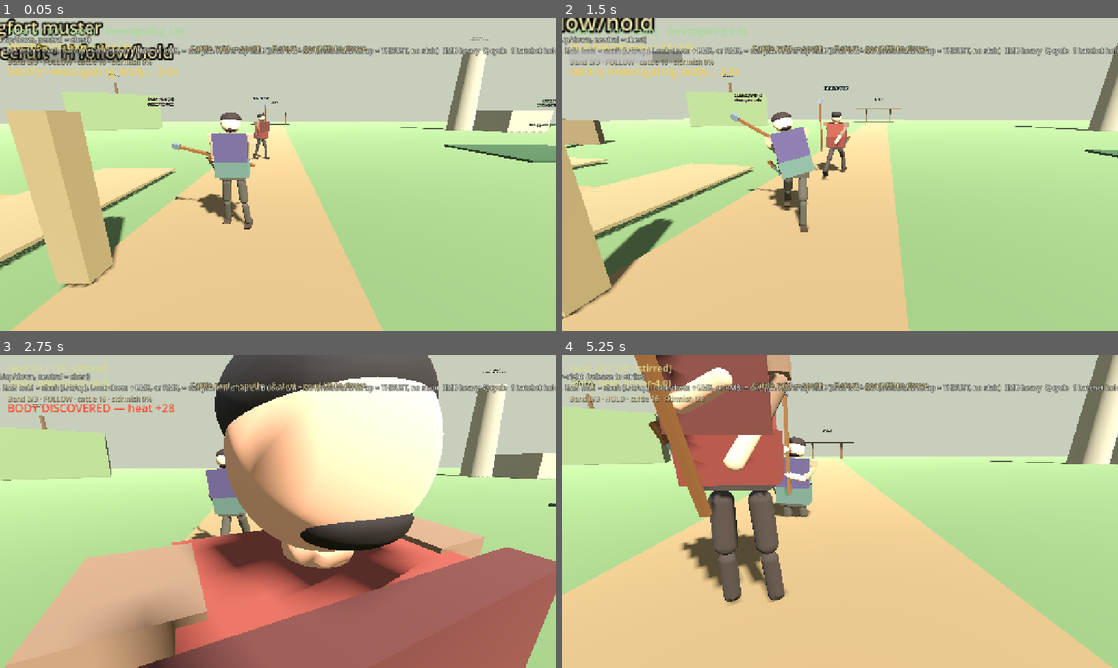
Above: before the commit, frames 1-4 (two rows, left to right).
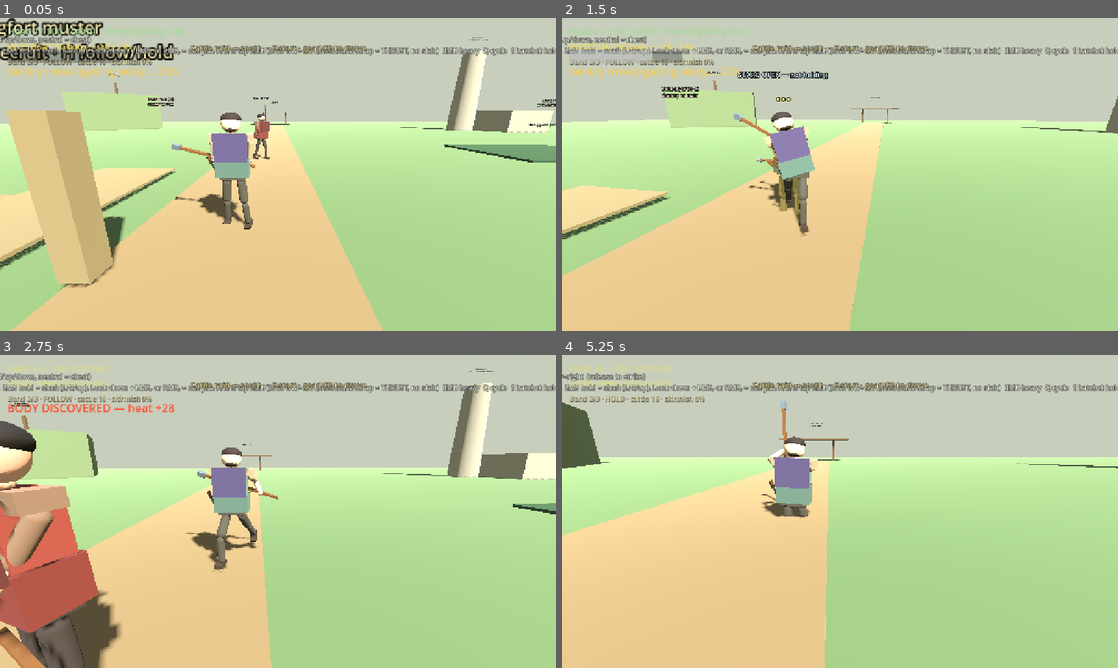
Above: after the commit, the same moments.

Repository: fortins4/devPlayground
Game: Godot game, scene res://scenes/main/main.tscn
The game is run twice, just before and just after one commit, with the same random seed, the same clock (stepped at 60 frames per second) and the same inputs.
Inputs (mouse positions are in pixels of both pictures, inside the frame that each line leads up to):
- Up to frame 1 (0.05 s): no input
- Up to frame 2 (1.5 s): tap Enter at 0.5 s; move the mouse to (867, 174) at 0.52 s; hold Ctrl (crouch) 0.53-1.28 s; hold W (move_forward) from 0.53 s (still down); click (867, 174) at 0.67 s; tap Space (jump) at 0.77, 1.07 s; tap Shift (sprint) at 0.8, 1.35 s; move the mouse to (812, 174) at 1.27 s
- Up to frame 3 (2.75 s): keep holding W (move_forward); tap Space (jump) at 1.52, 1.55, 1.82 s; move the mouse to (289, 505) at 2.02 s; hold Space (jump) from 2.03 s (still down); tap Ctrl (crouch) at 2.3 s
- Up to frame 4 (5.25 s): keep holding W (move_forward); move the mouse to (834, 517) at 2.77 s; release Space (jump) at 2.78 s; right-click (834, 517) at 2.85 s; click (834, 517) at 2.92 s; tap Space (jump) at 3.02, 3.32, 3.77, 3.8, 4.07, 4.52, 4.82 s; tap Shift (sprint) at 3.05 s; move the mouse to (878, 514) at 3.52 s; press the mouse at (878, 514) at 3.53 s; move the mouse to (795, 508) at 4.27 s; release the mouse at (795, 508) at 4.28 s; tap H (band_toggle) at 4.35 s; tap Ctrl (crouch) at 4.55 s; move the mouse to (845, 511) at 5.02 s; hold Ctrl (crouch) from 5.03 s (still down); click (845, 511) at 5.17 s

The runs differ from the first frame. In frame 1, less than 0.1% of the frame differs, in the area x 30-46%, y 39-60%; in frame 2, 16%; in frame 3, 68%, in the area x 0-100%, y 0-100%; in frame 4, 41%.

Commit message:
gameplay: walk while attacking
WASD walks through goad charge, release, continuous L/R/top swing, jab and
settle at 0.85x walk speed (4.25 m/s). Replaces the 0.28 charge drift +
tap-step and the recovery movement freeze; only death/stagger stop WASD.
Sprint gates unchanged (no attack/charge with Shift, guard down, sprint
refused mid-attack).

- kerne_locomotion: opt-in attack_walk legs. In the attack state the legs
  blend (9/s) to a sagittal two-bone IK stride solved against the live root
  drop and combat hip pitch, so soles stay planted with no kicked-up foot.
  Upper body / shaft keep the planted height, so clearance is unchanged.
- player_controller: shaft holds (guard blend, charge, swing arc, jab lerp)
  stored body-local; continuous swing re-anchors _swing_frame per sample so
  the wood travels with the walking/turning body.

Jab keys untouched: mid-thrust shaft is ~21 deg off look, tip forward (c16
cross-body read was the chest-yaw camera).

Diff:
--- a/scripts/characters/player/player_controller.gd
+++ b/scripts/characters/player/player_controller.gd
@@ -93,13 +93,10 @@
 const HURT_FLINCH_HOLD_SEC := 0.12
 const HURT_FLINCH_OUT_SEC := 0.16
 var _hurt_reacting: bool = false
-## Light footwork step during charge (does NOT cancel charge). Sprint still cancels.
-const CHARGE_STEP_SPEED := 4.4
-const CHARGE_STEP_SECS := 0.13
-const CHARGE_STEP_COOLDOWN := 0.38
-var _charge_step_left: float = 0.0
-var _charge_step_cd: float = 0.0
-var _charge_step_dir: Vector3 = Vector3.ZERO
+## Walk while attacking: WASD keeps moving through charge, release, swing,
+## jab and settle at this fraction of WALK_SPEED (replaces the old 0.28 charge
+## drift + tap-step and the recovery freeze). Sprint stays refused mid-attack.
+const ATTACK_WALK_SCALE := 0.85
 
 ## Recent mouse look used to pick a goad/knife tap direction (not hatchet charge).
 var _tool_aim_delta: Vector2 = Vector2.ZERO
@@ -215,6 +212,10 @@
 		_hurt_shape = hurtbox_shape.shape as CapsuleShape3D
 	if weapon_visual:
 		_weapon_base_y = weapon_visual.position.y
+	if locomotion:
+		# Walking through charge / release / swing / jab / settle keeps the
+		# stride on the legs; the combat pose keeps the arms, spine and shaft.
+		locomotion.attack_walk_enabled = true
 	# Locomotion builds mesh in its _ready; resolve arm after a deferred pass.
 	call_deferred("_bind_locomotion_joints")
 
@@ -321,22 +322,18 @@
 	if not is_on_floor():
 		velocity.y -= _gravity * delta
 
+	# `locked` still gates jump / crouch / sprint exactly as before (recovery
+	# refuses them). It no longer stops WASD: only death / stagger do.
 	var locked := combat != null and not combat.can_move() and not (combat != null and combat.is_charging)
-	# Charging: light step footwork (no cancel) + slow drift.
-	var charging_move := combat != null and combat.is_charging
-	_charge_step_cd = maxf(0.0, _charge_step_cd - delta)
-	_charge_step_left = maxf(0.0, _charge_step_left - delta)
-	if charging_move and _charge_step_left <= 0.0 and _charge_step_cd <= 0.0 and is_on_floor():
-		var step_in := _move_vector()
-		if step_in != Vector2.ZERO and (
-			Input.is_action_just_pressed("move_left")
-			or Input.is_action_just_pressed("move_right")
-			or Input.is_action_just_pressed("move_forward")
-			or Input.is_action_just_pressed("move_back")
-		):
-			_charge_step_dir = (transform.basis * Vector3(step_in.x, 0.0, step_in.y)).normalized()
-			_charge_step_left = CHARGE_STEP_SECS
-			_charge_step_cd = CHARGE_STEP_COOLDOWN
+	var move_locked := combat != null and (combat.is_dead or combat.stagger_left > 0.0)
+	# Charge, release, continuous swing, jab and the settle tail all walk.
+	var attack_walking := combat != null and not move_locked and (
+		combat.is_charging
+		or combat.is_attacking
+		or combat.attack_recovery_left > 0.0
+		or _goad_release_live
+		or _swing_arc_live
+	)
 	var want_crouch := Input.is_action_pressed("crouch") and is_on_floor() and not locked
 	# Stay crouched mid-air until land if already crouching; no jump while crouched.
 	if not is_on_floor() and is_crouching:
@@ -379,15 +376,11 @@
 		target_speed = CROUCH_SPEED
 	elif sprinting:
 		target_speed = SPRINT_SPEED
-	if locked:
+	if move_locked:
 		target_speed = 0.0
 		direction = Vector3.ZERO
-	elif charging_move:
-		if _charge_step_left > 0.0:
-			target_speed = CHARGE_STEP_SPEED
-			direction = _charge_step_dir
-		else:
-			target_speed = WALK_SPEED * 0.28  # light drift; tap WASD for a step
+	elif attack_walking and not sprinting:
+		target_speed = minf(target_speed, WALK_SPEED * ATTACK_WALK_SCALE)
 
 	var target_vel := direction * target_speed
 	var horiz := Vector3(velocity.x, 0.0, velocity.z)
@@ -406,7 +399,7 @@
 	_update_noise(horiz.length(), sprinting)
 	if not is_mounted:
 		_expire_hurt_react_if_tween_died()
-		_tick_locomotion(delta, horiz.length(), sprinting, locked)
+		_tick_locomotion(delta, horiz.length(), sprinting, move_locked)
 		_tick_shaft_block()
 		_sync_weapon_to_hand()
 
@@ -571,8 +564,10 @@
 	_guard_from_pose = start_pose
 	_guard_to_pose = target_pose
 	# The stick that is already showing, not a reseat of the start pose.
-	_guard_from_xf = weapon_visual.global_transform if weapon_visual else Transform3D.IDENTITY
-	_guard_to_xf = _peek_shaft_xf(target_pose)
+	# Body-local holds: a blend that starts while walking must not leave the
+	# shaft at the world spot the blend began from.
+	_guard_from_xf = _to_body(weapon_visual.global_transform if weapon_visual else global_transform)
+	_guard_to_xf = _to_body(_peek_shaft_xf(target_pose))
 	_guard_blend_u = 0.0
 	_guard_blend_active = true
 	_apply_blended_pose(start_pose, target_pose, 0.0, true)
@@ -652,6 +647,11 @@
 		goad.position = saved_goad_pos
 		goad.rotation = saved_goad_rot
 	return xf
+
+
+func _to_body(xf: Transform3D) -> Transform3D:
+	## World hold -> player-local, so a shaft blend rides along while walking.
+	return global_transform.affine_inverse() * xf
 
 
 func _guard_line(xf: Transform3D, slide: float) -> PackedVector3Array:
@@ -732,6 +732,9 @@
 	## captured seats, not a new one.
 	if weapon_visual == null:
 		return
+	# Holds are stored body-local (see _to_body); walk them with the body.
+	from_xf = global_transform * from_xf
+	to_xf = global_transform * to_xf
 	var along := clampf(u, 0.0, 1.0)
 	if _guard_blend_active:
 		weapon_visual.global_transform = _guard_shaft_beside(from_xf, to_xf, along)
@@ -1171,18 +1174,18 @@
 	var full: Dictionary = ToolStrikePoses.tool_aim_pose(CombatSystem.Weapon.GOAD, aim.x, aim.y, 1.0)
 	if not _charge_from_ready:
 		_charge_from_pose = _current_tool_pose(full)
-		_charge_from_xf = weapon_visual.global_transform if weapon_visual else Transform3D.IDENTITY
+		_charge_from_xf = _to_body(weapon_visual.global_transform if weapon_visual else global_transform)
 		_charge_from_ready = true
 		_guard_face_held = &""
 	var blend := ToolStrikePoses._charge_blend(ratio)
 	_shaft_from_xf = _charge_from_xf
-	_shaft_to_xf = _peek_shaft_xf(full)
+	_shaft_to_xf = _to_body(_peek_shaft_xf(full))
 	# Top hold is a bar over the head in the committed pose. The authored
 	# cock reads as the right chamber. Left and right charges keep the peek.
 	# Measure after the body is in that pose, or the bar is built on the old head.
 	if _is_top_goad_charge(aim):
 		_apply_tool_pose(full)
-		_shaft_to_xf = _overhead_charge_xf()
+		_shaft_to_xf = _to_body(_overhead_charge_xf())
 	_shaft_xf_u = blend
 	_shaft_xf_blend = true
 	_apply_blended_pose(_charge_from_pose, full, blend, false)
@@ -1731,6 +1734,10 @@
 
 
 func _sample_continuous_goad_swing(u: float) -> void:
+	# The arc is authored in player space. Re-anchor it to the body every
+	# sample so walking (or turning) through the swing carries the wood along
+	# instead of leaving it at the world spot the release began.
+	_swing_frame = global_transform
 	var line: Array = _continuous_line_at(clampf(u, 0.0, 1.0))
 	var butt_l: Vector3 = line[0]
 	var tip_l: Vector3 = line[1]
@@ -2471,7 +2478,7 @@
 		# The whole swing, including the seat it arrives on. The guard
 		# the player is holding is not this path. Pose tables stay put.
 		_swing_arc_interior = true
-		var shaft_xf := _swing_shaft_on_arc(from_xf, to_xf, u)
+		var shaft_xf := _to_body(_swing_shaft_on_arc(from_xf, to_xf, u))
 		_shaft_from_xf = shaft_xf
 		_shaft_to_xf = shaft_xf
 		_shaft_xf_u = 1.0
@@ -2480,7 +2487,7 @@
 		_shaft_xf_blend = false
 		_swing_arc_interior = false
 		return
-	var shaft_xf := from_xf.interpolate_with(to_xf, u)
+	var shaft_xf := _to_body(from_xf.interpolate_with(to_xf, u))
 	# Jab keeps the old blend. One transform, so the plant cannot slerp off it.
 	_shaft_from_xf = shaft_xf
 	_shaft_to_xf = shaft_xf
--- a/scripts/characters/shared/kerne_locomotion.gd
+++ b/scripts/characters/shared/kerne_locomotion.gd
@@ -20,6 +20,24 @@
 var _attack_lock: float = 0.0
 var _combat_overrides: Dictionary = {} ## joint_name -> Vector3 euler additive
 var _root_drop: float = 0.0 ## metres; kept across tick so a planted stance is not popped back up
+## Opt-in (player): walking while a combat pose owns the body keeps the walk
+## cycle on the legs. Arms / spine / hips stay on the combat additives.
+var attack_walk_enabled: bool = false
+var _attack_walk_w: float = 0.0 ## 0 = planted combat legs, 1 = walk-cycle legs
+var _walk_legs: Dictionary = {} ## "left"/"right" -> Vector2(sole forward m, lift m) from the last tick
+const LEG_JOINTS := ["left_thigh", "left_shin", "right_thigh", "right_shin"]
+const ATTACK_WALK_BLEND_RATE := 9.0 ## 1/s; ~0.11 s from plant to stride
+var _attack_walk_back: bool = false
+## The planted stance's root drop is kept while striding (the upper body and
+## the shaft stay at the planted height, so clearance is unchanged); a
+## two-bone leg solve bends the knees so the soles walk on the ground under
+## that drop instead of sinking.
+const HIP_TO_SOLE := 0.835 ## rest hip pivot -> sole, metres (kerne mesh builder)
+const THIGH_LEN := 0.44
+const SHIN_TO_SOLE := 0.395
+const ATTACK_WALK_STEP := 0.30 ## sole fore/aft amplitude, metres
+const ATTACK_WALK_LIFT := 0.07 ## swing-foot lift, metres
+const ATTACK_WALK_CADENCE := 10.0
 
 # Cached owner body for yaw delta
 var _body: Node3D
@@ -88,8 +106,33 @@
 	# Apply immediately so charge/aim reads without waiting for the next loco tick.
 	var n: Node3D = joints.get(joint) as Node3D
 	if n and _rest.has(joint):
-		n.rotation = (_rest[joint]["rot"] as Vector3) + euler
-
+		n.rotation = (_rest[joint]["rot"] as Vector3) + _leg_or_combat(joint, euler)
+
+
+func _leg_or_combat(joint: String, euler: Vector3) -> Vector3:
+	## While walking in a combat pose, a leg is the walk stride blended over
+	## the planted pose. Every other joint is the combat additive as written.
+	if _attack_walk_w <= 0.001 or not (joint in LEG_JOINTS):
+		return euler
+	return euler.lerp(_walk_leg_euler(joint), _attack_walk_w)
+
+
+func _walk_leg_euler(joint: String) -> Vector3:
+	## Two-bone solve for this leg's stride target at the hip height the kept
+	## root drop leaves. Thighs undo the combat hip pitch so a leaning swing
+	## does not tip the stride forward / back.
+	var side := "left" if joint.begins_with("left") else "right"
+	var target: Vector2 = _walk_legs.get(side, Vector2.ZERO)
+	var hip_h := HIP_TO_SOLE - _root_drop - target.y
+	var ik := _solve_leg(target.x, hip_h)
+	if joint.ends_with("thigh"):
+		var hips_x := (_combat_overrides.get("hips", Vector3.ZERO) as Vector3).x
+		return Vector3(ik.x - hips_x, 0.0, deg_to_rad(-2.0 if side == "left" else 2.0))
+	return Vector3(ik.y, 0.0, 0.0)
+
+
+func attack_walk_weight() -> float:
+	return _attack_walk_w
 
 func get_combat_additive(joint: String) -> Vector3:
 	return _combat_overrides.get(joint, Vector3.ZERO) as Vector3
@@ -108,6 +151,14 @@
 		return
 	var rest_pos: Vector3 = _rest["root"]["pos"]
 	n.position = rest_pos + Vector3(0.0, -_root_drop, 0.0)
+	if _attack_walk_w > 0.001:
+		# Knees re-solve for the new hip height so the soles stay down.
+		for key in LEG_JOINTS:
+			var ln: Node3D = joints.get(key) as Node3D
+			if ln == null or not _rest.has(key):
+				continue
+			var base: Vector3 = _combat_overrides.get(key, Vector3.ZERO)
+			ln.rotation = (_rest[key]["rot"] as Vector3) + base.lerp(_walk_leg_euler(key), _attack_walk_w)
 
 
 func clear_combat_additives() -> void:
@@ -128,6 +179,8 @@
 	_attack_lock = 0.0
 	_combat_overrides.clear()
 	_root_drop = 0.0
+	_attack_walk_w = 0.0
+	_walk_legs.clear()
 	_state = &"idle"
 	for key in joints:
 		var n: Node3D = joints[key] as Node3D
@@ -147,6 +200,7 @@
 	_attack_lock = 0.0
 	_combat_overrides.clear()
 	_root_drop = 0.0
+	_attack_walk_w = 0.0
 	_breath += delta
 
 	var target_state: StringName = &"mounted_idle"
@@ -247,6 +301,21 @@
 		target_state = &"turn"
 	_state = target_state
 	pose_updated.emit(_state)
+
+	# Walking inside a combat pose: stride on the legs, combat owns the rest.
+	var attack_walk := (
+		attack_walk_enabled
+		and _state == &"attack"
+		and not crouching
+		and horiz_speed > 0.15
+	)
+	if move_dir_local.length_squared() > 0.01:
+		_attack_walk_back = move_dir_local.z > 0.3
+	if _state != &"attack":
+		# Out of the combat pose the plain walk cycle owns the legs again.
+		_attack_walk_w = 0.0
+	else:
+		_attack_walk_w = move_toward(_attack_walk_w, 1.0 if attack_walk else 0.0, delta * ATTACK_WALK_BLEND_RATE)
 
 	var cadence := 0.0
 	var stride := 0.0
@@ -278,8 +347,10 @@
 			stride = 0.22
 			arm_amp = 0.15
 		&"attack":
-			# Hold near rest; combat additives applied below
-			pass
+			# Hold near rest; combat additives applied below. Walking keeps
+			# the walk cadence for the legs only (blended by _attack_walk_w).
+			if _attack_walk_w > 0.001:
+				cadence = ATTACK_WALK_CADENCE
 		_:
 			pass
 
@@ -292,6 +363,8 @@
 	var c := cos(_phase)
 	var breath := sin(_breath * 1.7) * 0.012
 
+	# Attack walk adds no body bob: the leg solve keeps the soles down and the
+	# upper body (and shaft) stays at the planted height.
 	_apply_joint("root", Vector3(0.0, bob * absf(s) - crouch_sink - _root_drop, 0.0), Vector3.ZERO)
 
 	var hip_sway := Vector3(0.0, s * stride * 0.08, 0.0)
@@ -312,6 +385,18 @@
 	_apply_joint("head", Vector3.ZERO, Vector3(-breath * 0.5 - torso_breath.x * 0.3, -hip_sway.y * 0.5, 0.0))
 
 	# Legs: opposite phase
+	if _state == &"attack":
+		# Stride targets per leg: sole fore/aft on the stride, lifted on the
+		# swing. The knee solve itself runs against the live root drop and hip
+		# pitch (_walk_leg_euler), so a pose written after this tick (the
+		# settle's idle seat) cannot leave the knees bent for the old drop.
+		var legs := {"left": _phase, "right": _phase + PI}
+		for side in legs:
+			var ph: float = legs[side]
+			var swing := cos(ph)
+			if _attack_walk_back:
+				swing = -swing
+			_walk_legs[side] = Vector2(ATTACK_WALK_STEP * sin(ph), ATTACK_WALK_LIFT * maxf(0.0, swing))
 	var thigh_f := s * stride
 	var thigh_b := -s * stride
 	_apply_joint("left_thigh", Vector3.ZERO, Vector3(thigh_f, 0.0, deg_to_rad(-2.0)))
@@ -335,7 +420,15 @@
 	for key in _combat_overrides:
 		var n: Node3D = joints.get(key) as Node3D
 		if n and _rest.has(key):
-			n.rotation = (_rest[key]["rot"] as Vector3) + (_combat_overrides[key] as Vector3)
+			n.rotation = (_rest[key]["rot"] as Vector3) + _leg_or_combat(String(key), _combat_overrides[key] as Vector3)
+	# Walking in a combat pose with no leg additive: the stride still shows.
+	if _state == &"attack" and _attack_walk_w > 0.001:
+		for key in LEG_JOINTS:
+			if _combat_overrides.has(key):
+				continue
+			var ln: Node3D = joints.get(key) as Node3D
+			if ln and _rest.has(key):
+				ln.rotation = (_rest[key]["rot"] as Vector3) + _walk_leg_euler(key) * _attack_walk_w
 
 	# Slight yaw lean into move direction
 	if move_dir_local.length_squared() > 0.01 and _state != &"attack":
@@ -343,6 +436,19 @@
 		var torso_n: Node3D = joints.get("torso") as Node3D
 		if torso_n:
 			torso_n.rotation.z += lean
+
+
+func _solve_leg(fx: float, h: float) -> Vector2:
+	## Sagittal two-bone IK. fx: sole forward of the hip (m), h: hip above the
+	## sole (m). Returns (thigh pitch, shin pitch); +thigh = forward, -shin =
+	## knee bent with the foot behind it (same signs the strike poses use).
+	var l1 := THIGH_LEN
+	var l2 := SHIN_TO_SOLE
+	var d := clampf(sqrt(fx * fx + h * h), 0.05, l1 + l2 - 0.0005)
+	var cos_k := clampf((l1 * l1 + l2 * l2 - d * d) / (2.0 * l1 * l2), -1.0, 1.0)
+	var bend := PI - acos(cos_k)
+	var cos_a := clampf((l1 * l1 + d * d - l2 * l2) / (2.0 * l1 * d), -1.0, 1.0)
+	return Vector2(atan2(fx, h) + acos(cos_a), -bend)
 
 
 func _apply_joint(key: String, pos_off: Vector3, rot_off: Vector3) -> void:
